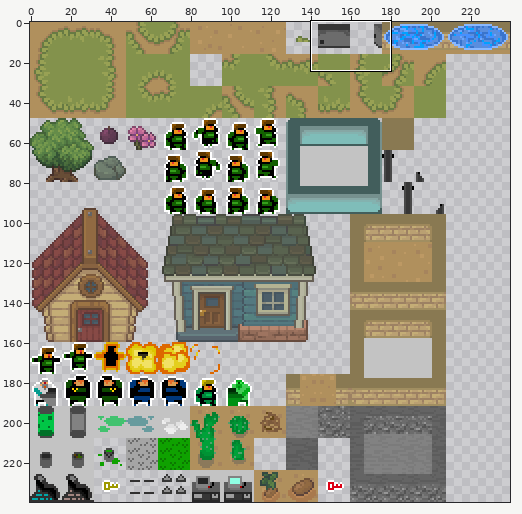
Sprite sheet, stored at resource/sprites/tileset.png. The picture above shows the old version from afar; the outline marks the close-up.
Close-up. Before the commit:
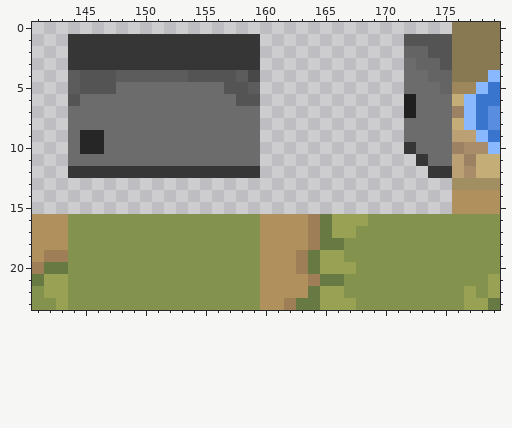
The file is 240x240 pixels. Pixels under 10% opacity are left out. Colours within 5 levels of each other are drawn and written as one. Shown: x 141..179, y 0..23. The commit also changed other parts of the picture, which this record leaves out.
The same view after the edit:
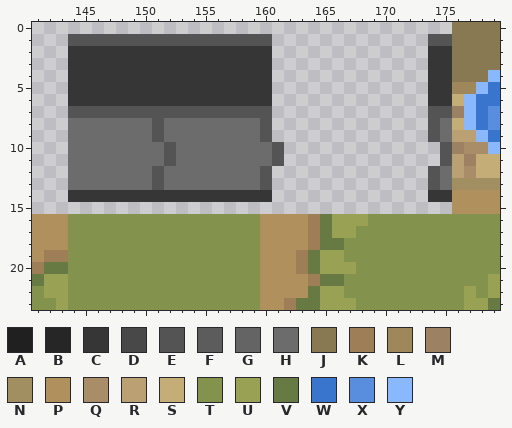
Palette (. is transparent): A #202020  B #262626  C #363636  D #484848  E #545454  F #5c5c5c  G #646464  H #6c6c6c  J #897952  K #9e7e57  L #9e885b  M #9d8163  N #a18e61  P #b0905d  Q #a98c68  R #baa072  S #c4ad76  T #83924c  U #98a154  V #677a43  W #3974cd  X #598ede  Y #89b8ff
Changes in this commit:
@@ x 141..179 @@
  0 ...................................JJJJ
- 1 ...CCCCCCCCCCCCCCCC............EEEEJJJJ
- 2 ...CCCCCCCCCCCCCCCC............GGEEJJJJ
- 3 ...CCCCCCCCCCCCCCCC............HGGEJJJJ
- 4 ...FEEEFFFFFFEEEEFD............HHGGJJJY
- 5 ...FEEEHHHHHHHHHEEF............HHHGLLYW
- 6 ...EHHHHHHHHHHHHHEE............AHHHSYWW
- 7 ...HHHHHHHHHHHHHHHH............AHHHMYWX
- 8 ...HHHHHHHHHHHHHHHH............HHHHSYWX
- 9 ...HBBHHHHHHHHHHHHH............HHHHRRYW
-10 ...HBBHHHHHHHHHHHHH............CHHHMQQY
-11 ...HHHHHHHHHHHHHHHH.............CHHRMSS
-12 ...CCCCCCCCCCCCCCCC..............CCRQSS
-13 ...................................NNNN
-14 ...................................PPPP
+ 1 ...EEEEEEEEEEEEEEEEE.............EEJJJJ
+ 2 ...CCCCCCCCCCCCCCCCC.............CCJJJJ
+ 3 ...CCCCCCCCCCCCCCCCC.............CCJJJJ
+ 4 ...CCCCCCCCCCCCCCCCC.............CCJJJY
+ 5 ...CCCCCCCCCCCCCCCCC.............CCLLYW
+ 6 ...CCCCCCCCCCCCCCCCC.............CCSYWW
+ 7 ...EEEEEEEEEEEEEEEEE.............EEMYWX
+ 8 ...HHHHHHHEHHHHHHHHE.............EHSYWX
+ 9 ...HHHHHHHEHHHHHHHHE.............EHRRYW
+10 ...HHHHHHHHEHHHHHHHHE.............EMQQY
+11 ...HHHHHHHHEHHHHHHHHE.............ERMSS
+12 ...HHHHHHHEHHHHHHHHE.............EHRQSS
+13 ...HHHHHHHEHHHHHHHHE.............EHNNNN
+14 ...CCCCCCCCCCCCCCCCC.............CCPPPP
 15 ...................................PPPP
